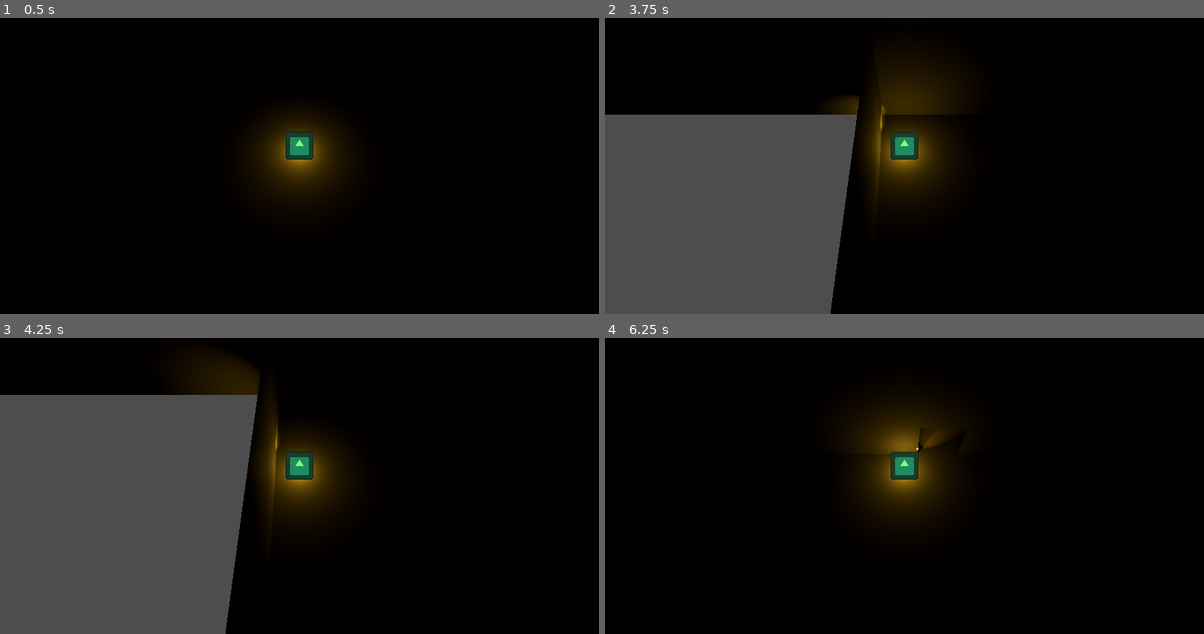
Above: before the commit, frames 1-4 (two rows, left to right).
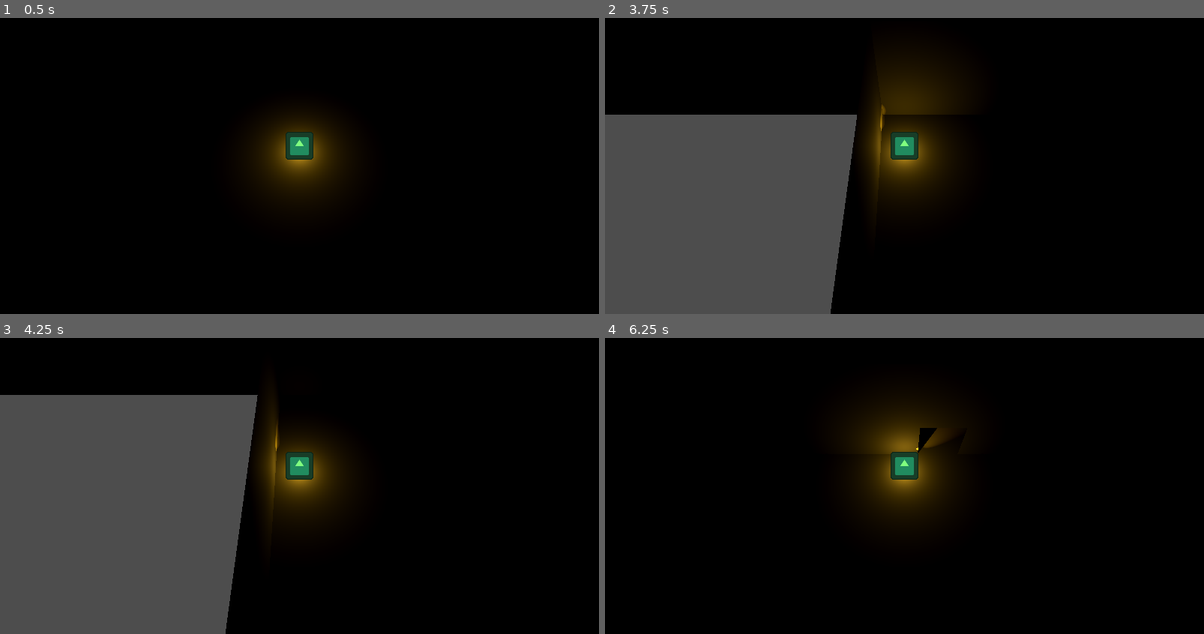
Above: after the commit, the same moments.

Repository: Rusty-Rat-Studios/dead-living-and-dying
Game: Godot game, scene res://game.tscn
Same seed, same stepped clock (60 frames per second), same inputs: the game is played once before the commit and once after it. The engine's default icon, where the game draws it, is replaced by a stand-in: a white triangle on a blue panel in a dark square.
Inputs (mouse positions are in pixels of both pictures, inside the frame that each line leads up to):
- Up to frame 1 (0.5 s): no input
- Up to frame 2 (3.75 s): tap Enter at 0.5 s; move the mouse to (874, 213) at 0.52 s; hold Up (ui_up) 0.53-2.03 s; tap Space at 1.25 s; move the mouse to (1084, 195) at 1.27 s; move the mouse to (724, 94) at 2.02 s; hold Left (ui_left) 2.03-3.53 s; move the mouse to (934, 145) at 2.77 s; move the mouse to (814, 62) at 3.52 s; hold Down (ui_down) from 3.53 s (still down)
- Up to frame 3 (4.25 s): keep holding Down (ui_down)
- Up to frame 4 (6.25 s): move the mouse to (1036, 447) at 4.27 s; release Down (ui_down) at 4.28 s; hold Right (ui_right) 4.28-5.03 s; move the mouse to (784, 483) at 5.02 s; hold Up (ui_up) 5.03-5.78 s; move the mouse to (964, 391) at 5.77 s; hold Right (ui_right) from 5.78 s (still down)

Frame 1 is identical in both runs. In frame 2, 0.2% of the frame differs, in the area x 37-43%, y 26-33%; in frame 3, 1.1%, in the area x 32-44%, y 7-20%; in frame 4, 0.1%.

Commit message:
Add spotlight shadow and simplify code

Diff:
--- a/player.gd
+++ b/player.gd
@@ -12,19 +12,16 @@
 
 
 func _process(delta: float) -> void:
+	# cast ray of mouse position from camera to floor
 	var mouse_pos: Vector2 = get_viewport().get_mouse_position()
-
-	# cast ray of mouse position from camera to floor
 	var ray_origin: Vector3 = camera.project_ray_origin(mouse_pos)
 	var ray_direction: Vector3 = camera.project_ray_normal(mouse_pos)
 
 	# calculate where ray intersects with floor plane, y = 0
 	var light_target = ray_origin + ray_direction * ((-ray_origin.y) / ray_direction.y)
 
-	print("light target", light_target)
-
 	# point light at mouse, ensuring parallel with floor
-	$LightOffset.look_at(light_target, Vector3.UP)
+	$LightOffset.look_at(light_target)
 
 
 func _physics_process(delta: float) -> void:
--- a/player.tscn
+++ b/player.tscn
@@ -30,5 +30,6 @@
 
 [node name="SpotLight3D" type="SpotLight3D" parent="LightOffset"]
 transform = Transform3D(1, 0, 0, 0, 1, 0, 0, 0, 1, 0, 0, -1)
+shadow_enabled = true
 spot_range = 10.0
 spot_angle = 30.0
